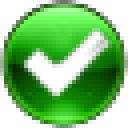
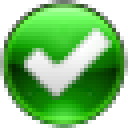
Layer changes from the first 128 x 128 image to the second:
added layer "Copia de ok.png" (27%) above "ok.png" over (24, 28, 112, 100)
painted on "ok.png" over (80, 36, 108, 64)
